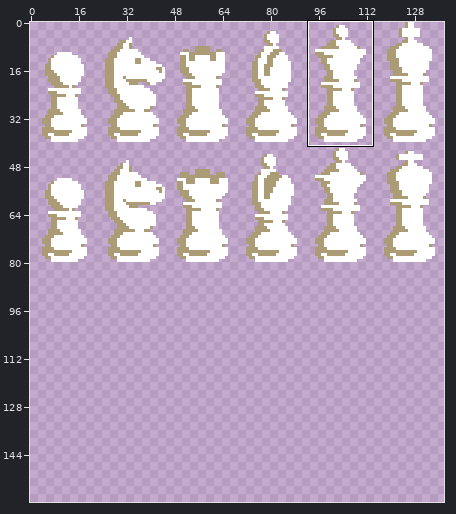
Two states of a sprite sheet, img/chess-pieces.png. Above, an overview of the earlier version with the close-up marked.
Close-up. Before the commit:
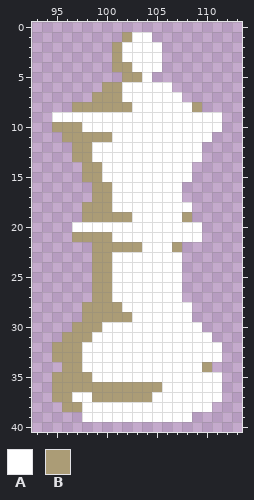
The file is 138x80 pixels. Shown: x 93..113, y 0..40. The old version is drawn lined up with the new one, on the new canvas. The commit also changed other parts of the picture, which this record leaves out.
Palette (. is transparent): A #ffffff  B #ab9c76
Pixels before, first column x 95:
 1 .......BAA.......
 2 ......BAAAA......
 3 ......BAAAA......
 4 ......BBAAA......
 5 .......BBA.......
 6 .....BBAAAAA.....
 7 ....BBBAAAAAA....
 8 ..BBBBBBAAAAAAB..
 9 AAAAAAAAAAAAAAAAA
10 BBBAAAAAAAAAAAAAA
11 .BBBBBAAAAAAAAAA.
12 ..BBAAAAAAAAAAA..
13 ..BBAAAAAAAAAAA..
14 ...BBAAAAAAAAA...
15 ...BBAAAAAAAAA...
16 ....BBAAAAAAA....
17 ....BBAAAAAAA....
18 ...BBBAAAAAAAA...
19 ...BBBBBAAAAAB...
20 ..AAAAAAAAAAAAA..
21 ..BBBBAAAAAAAAA..
22 ....BBBBBAAAB....
23 ....BBAAAAAAA....
24 ....BBAAAAAAA....
25 ....BBAAAAAAA....
26 ....BBAAAAAAA....
27 ....BBAAAAAAA....
28 ...BBBBAAAAAAA...
29 ...BBBBBAAAAAA...
30 ..BBBAAAAAAAAAA..
31 .BBBAAAAAAAAAAAA.
32 BBBAAAAAAAAAAAAAA
33 BBBAAAAAAAAAAAAAA
34 .BBAAAAAAAAAAAAB.
35 BBBBAAAAAAAAAAAAA
36 BBBBBBBBBBBAAAAAA
37 BBAABBBBBBAAAAAAA
38 .BBAAAAAAAAAAAAA.
39 ...AAAAAAAAAAA...
Now the later version:
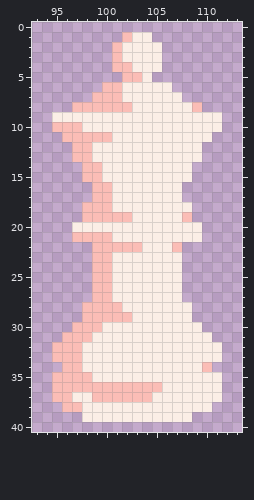
From old to new:
canvas 138x80 -> 138x160
colour A: #ffffff -> #fbeee6
colour B: #ab9c76 -> #fbbdb6
Changed places in both close-ups, as pixel boxes (x1, y1, x2, y2):
changed: (52, 32, 222, 422)
